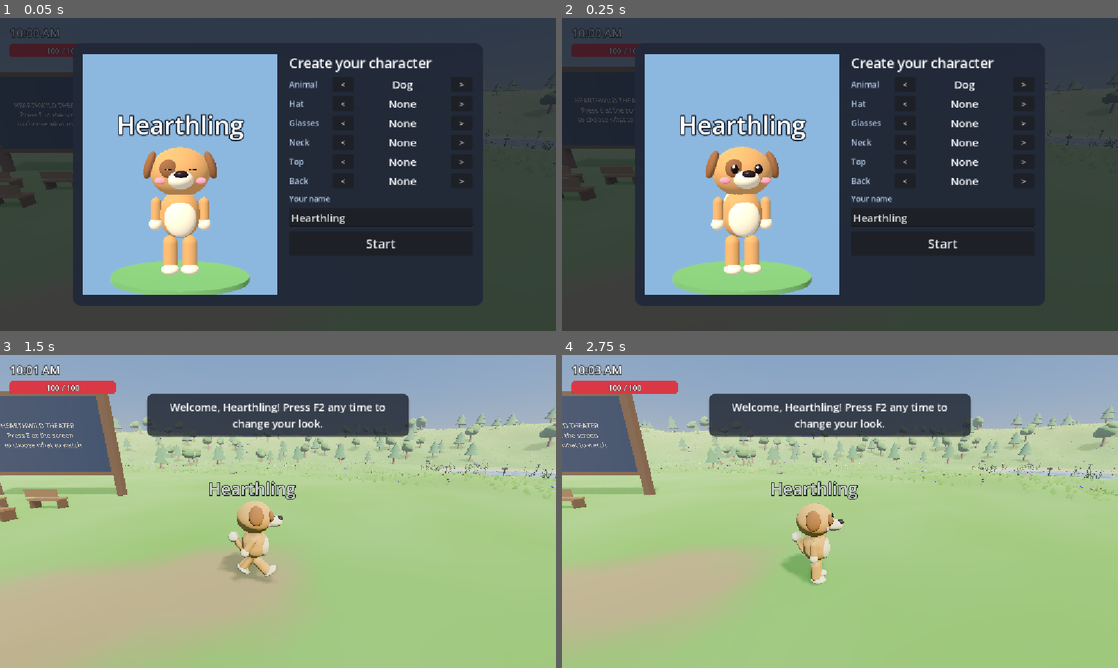
Above: before the commit, frames 1-4 (two rows, left to right).
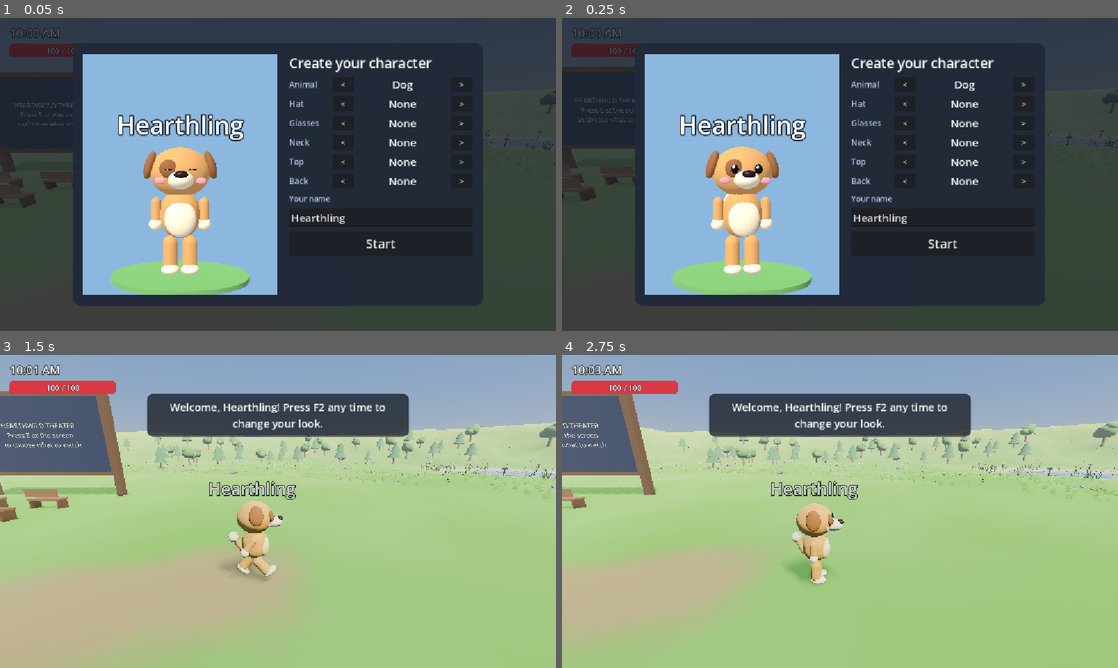
Above: after the commit, the same moments.

Repository: poncema4/Hearthwild
Game: Godot game, scene res://scenes/world/world.tscn
Two runs of this game, one before a commit and one after it. Both use one fixed random seed, a clock stepped at 60 frames per second and the inputs below.
Inputs (mouse positions are in pixels of both pictures, inside the frame that each line leads up to):
- Up to frame 1 (0.05 s): no input
- Up to frame 2 (0.25 s): no input
- Up to frame 3 (1.5 s): click "Start" at 0.5 s; tap F at 1.25 s; move the mouse to (400, 495) at 1.27 s; hold D (move_right) from 1.28 s (still down); tap E (interact) at 1.35 s; click (400, 495) at 1.42 s
- Up to frame 4 (2.75 s): tap Space (jump) at 1.52, 1.82 s; release D (move_right) at 2 s; tap F at 2 s; drag from (728, 527) to (812, 574) at 2.02 s

The runs differ from the first frame. In frame 1, less than 0.1% of the frame differs, in the area x 89-90%, y 23-25%; in frame 2, less than 0.1%; in frame 3, 0.7%; in frame 4, 0.8%, in the area x 0-100%, y 16-69%.

Commit message:
perf: make the game smooth (distance culling, chunked grass, cheaper shadows, render budget test)
- trees and rocks fade out beyond 95/70 m (about 1,100 meshes no longer drawn from across the map)
- the 48,000-tuft grass is 239 distance-culled chunks instead of one MultiMesh drawn whole
- sun shadows reach 65 m with 2 splits (was 110 m, 4 splits); moon 60 m, 2 splits
- test_render_budget.gd pins the budget (6 negative controls); Animator smoothness checklist; lesson 67

Co-authored-by: poncema4 <144962839+poncema4@users.noreply.github.com>

Diff:
--- a/scenes/world/world.tscn
+++ b/scenes/world/world.tscn
@@ -61,8 +61,9 @@
 shadow_enabled = true
 shadow_blur = 1.6
 shadow_opacity = 0.68
+directional_shadow_mode = 1
 directional_shadow_blend_splits = true
-directional_shadow_max_distance = 110.0
+directional_shadow_max_distance = 65.0
 
 [node name="DayNight" type="Node3D" parent="."]
 script = ExtResource("5_daynight")
--- a/scripts/world/day_night.gd
+++ b/scripts/world/day_night.gd
@@ -73,7 +73,8 @@
 	_moon.shadow_enabled = true
 	_moon.shadow_blur = 2.0
 	_moon.shadow_opacity = 0.5
-	_moon.directional_shadow_max_distance = 80.0
+	_moon.directional_shadow_max_distance = 60.0
+	_moon.directional_shadow_mode = DirectionalLight3D.SHADOW_PARALLEL_2_SPLITS
 	add_child(_moon)
 	hour = start_hour
 	_apply()
--- a/scripts/world/nature_scatter.gd
+++ b/scripts/world/nature_scatter.gd
@@ -37,6 +37,11 @@
 var _rng := RandomNumberGenerator.new()
 var _generated: Node3D
 
+const GRASS_CHUNK := 16.0  ## metres per grass chunk
+const GRASS_CULL_DISTANCE := 70.0  ## chunks farther than this are not drawn
+const TREE_CULL_DISTANCE := 95.0
+const ROCK_CULL_DISTANCE := 70.0
+
 
 func _ready() -> void:
 	_terrain = get_node_or_null(terrain_path) as Terrain
@@ -83,6 +88,16 @@
 	_generated.add_child(_make_flowers())
 
 
+## Smoothness: the GPU only draws what is near. Every mesh of a tree or rock fades out at `distance` metres (and costs nothing beyond it),
+## which more than halves the draw calls and the shadow pass on a big map. The colliders are unaffected.
+func _cull_far(thing: Node, distance: float) -> void:
+	for node in thing.find_children("*", "MeshInstance3D", true, false):
+		var mesh := node as MeshInstance3D
+		mesh.visibility_range_end = distance
+		mesh.visibility_range_end_margin = 10.0
+		mesh.visibility_range_fade_mode = GeometryInstance3D.VISIBILITY_RANGE_FADE_SELF
+
+
 func _place_trees() -> void:
 	var parent := Node3D.new()
 	parent.name = "Trees"
@@ -104,6 +119,7 @@
 		tree.position = spot
 		tree.rotation.y = _rng.randf() * TAU
 		tree.scale = Vector3.ONE * _rng.randf_range(0.8, 1.35)
+		_cull_far(tree, TREE_CULL_DISTANCE)
 		parent.add_child(tree)
 		placed += 1
 
@@ -129,16 +145,15 @@
 		rock.scale = Vector3.ONE * _rng.randf_range(0.6, 1.6)
 		var mesh := rock.get_node("RockMesh") as Node3D
 		mesh.scale = Vector3(_rng.randf_range(0.9, 1.4), _rng.randf_range(0.6, 1.0), 1.0)
+		_cull_far(rock, ROCK_CULL_DISTANCE)
 		parent.add_child(rock)
 		placed += 1
 
 
-func _make_grass() -> MultiMeshInstance3D:
-	var mm := MultiMesh.new()
-	mm.transform_format = MultiMesh.TRANSFORM_3D
-	mm.use_colors = true
-	mm.mesh = _grass_tuft_mesh()
-	mm.instance_count = grass_count
+## The grass is split into square chunks, one MultiMesh each, and a chunk fades out beyond GRASS_CULL_DISTANCE. One big MultiMesh is drawn
+## whole or not at all, so the GPU used to shade all 48,000 tufts (about 480,000 triangles) every frame even when only a few hundred were near.
+func _make_grass() -> Node3D:
+	var chunks := {}  # Vector2i -> Array of [Transform3D, Color]
 	var i := 0
 	var attempts := 0
 	while i < grass_count and attempts < grass_count * 4:
@@ -149,23 +164,42 @@
 		if not _is_open_ground(spot, 0.0, 1.6):
 			continue
 		var basis := Basis(Vector3.UP, _rng.randf() * TAU).scaled(Vector3.ONE * _rng.randf_range(0.7, 1.3))
-		mm.set_instance_transform(i, Transform3D(basis, spot))
 		# A little deeper and more saturated than the ground, so tufts read
 		# as blades against it instead of ghostly pale patches.
-		mm.set_instance_color(i, Color(0.27, 0.55, 0.18).lerp(Color(0.46, 0.70, 0.24), _rng.randf()))
+		var color := Color(0.27, 0.55, 0.18).lerp(Color(0.46, 0.70, 0.24), _rng.randf())
+		var cell := Vector2i(floori(spot.x / GRASS_CHUNK), floori(spot.z / GRASS_CHUNK))
+		if not chunks.has(cell):
+			chunks[cell] = []
+		chunks[cell].append([Transform3D(basis, spot), color])
 		i += 1
-	mm.visible_instance_count = i
 
 	var material := StandardMaterial3D.new()
 	material.vertex_color_use_as_albedo = true
 	material.vertex_color_is_srgb = true
 	material.roughness = 1.0
-	var node := MultiMeshInstance3D.new()
-	node.name = "Grass"
-	node.multimesh = mm
-	node.material_override = material
-	node.cast_shadow = GeometryInstance3D.SHADOW_CASTING_SETTING_OFF
-	return node
+	var tuft := _grass_tuft_mesh()
+	var root := Node3D.new()
+	root.name = "Grass"
+	for cell in chunks:
+		var items: Array = chunks[cell]
+		var mm := MultiMesh.new()
+		mm.transform_format = MultiMesh.TRANSFORM_3D
+		mm.use_colors = true
+		mm.mesh = tuft
+		mm.instance_count = items.size()
+		for k in items.size():
+			mm.set_instance_transform(k, items[k][0])
+			mm.set_instance_color(k, items[k][1])
+		var node := MultiMeshInstance3D.new()
+		node.name = "Chunk_%d_%d" % [cell.x, cell.y]
+		node.multimesh = mm
+		node.material_override = material
+		node.cast_shadow = GeometryInstance3D.SHADOW_CASTING_SETTING_OFF
+		node.visibility_range_end = GRASS_CULL_DISTANCE
+		node.visibility_range_end_margin = 8.0
+		node.visibility_range_fade_mode = GeometryInstance3D.VISIBILITY_RANGE_FADE_SELF
+		root.add_child(node)
+	return root
 
 
 func _make_flowers() -> MultiMeshInstance3D:
--- /dev/null
+++ b/tests/functional/test_render_budget.gd
@@ -0,0 +1,77 @@
+extends SceneTree
+## Functional test: the RENDER BUDGET. Smoothness has two halves: even motion (test_smoothness.gd) and a picture the GPU can finish in time. A headless
+## run cannot time the GPU, but the things that decide the cost are all visible in the scene: how many things are drawn at once and how far away,
+## how much the shadow pass redraws, how many lights cast shadows, how many particles burn. This pins those, so a new feature cannot quietly make the
+## game jittery (the 2026-10-05 measurement: 1,360 draw calls and 1.45 M triangles per frame, half of it the shadow pass and a 48,000-tuft grass
+## MultiMesh that was drawn whole from every spot on the map).
+##
+## Run: godot --headless --path . --fixed-fps 60 --script res://tests/functional/test_render_budget.gd
+## Exit code = number of failures (0 = all pass).
+
+var kit: PlaytestKit
+
+
+func _initialize() -> void:
+	_run.call_deferred()
+
+
+## Meshes under `root` that can be drawn from any distance (no visibility range): the ones that cost every frame.
+func _unculled(root: Node) -> Array[String]:
+	var bad: Array[String] = []
+	for node in root.find_children("*", "MeshInstance3D", true, false):
+		var mesh := node as MeshInstance3D
+		if mesh.visibility_range_end <= 0.0:
+			bad.append(String(mesh.get_path()))
+	return bad
+
+
+func _run() -> void:
+	kit = PlaytestKit.new(self)
+	await kit.load_world()
+	var scatter := kit.nature
+
+	# 1. Distance culling of the scattered things.
+	var trees := _unculled(scatter.get_node("Generated/Trees"))
+	var rocks := _unculled(scatter.get_node("Generated/Rocks"))
+	kit.check("every mesh of every tree (%d trees) fades out beyond a distance (no tree is drawn from the far side of the map)" % scatter.get_trees().size(), trees.is_empty() and scatter.get_trees().size() > 100, "%d unculled, e.g. %s" % [trees.size(), trees.slice(0, 2)])
+	kit.check("every mesh of every rock fades out beyond a distance", rocks.is_empty() and scatter.get_rocks().size() > 50, "%d unculled, e.g. %s" % [rocks.size(), rocks.slice(0, 2)])
+
+	# 2. The grass is chunked: no single MultiMesh holds a big share, every chunk is culled, and all tufts are still there.
+	var grass := scatter.get_node("Generated/Grass")
+	var chunks := grass.get_children()
+	var total := 0
+	var biggest := 0
+	var unculled_chunks := 0
+	for chunk in chunks:
+		var multi := (chunk as MultiMeshInstance3D).multimesh
+		total += multi.instance_count
+		biggest = maxi(biggest, multi.instance_count)
+		if (chunk as MultiMeshInstance3D).visibility_range_end <= 0.0:
+			unculled_chunks += 1
+	kit.check("the grass is split into 40+ chunks (one 48,000-tuft MultiMesh is drawn whole from everywhere)", chunks.size() >= 40, "%d chunks" % chunks.size())
+	kit.check("no grass chunk holds more than 5% of the tufts, and every chunk is culled by distance", biggest * 20 <= total and unculled_chunks == 0, "biggest %d of %d, %d unculled" % [biggest, total, unculled_chunks])
+	kit.check("nearly all the requested tufts exist (the chunking lost none: %d of %d)" % [total, scatter.grass_count], total > scatter.grass_count * 9 / 10)
+
+	# 3. The shadow pass.
+	var shadow_lights: Array[DirectionalLight3D] = []
+	for node in kit.world.find_children("*", "DirectionalLight3D", true, false):
+		var light := node as DirectionalLight3D
+		if light.shadow_enabled:
+			shadow_lights.append(light)
+	var worst_reach := 0.0
+	var worst_splits := 0
+	for light in shadow_lights:
+		worst_reach = maxf(worst_reach, light.directional_shadow_max_distance)
+		worst_splits = maxi(worst_splits, 1 if light.directional_shadow_mode == DirectionalLight3D.SHADOW_ORTHOGONAL else (2 if light.directional_shadow_mode == DirectionalLight3D.SHADOW_PARALLEL_2_SPLITS else 4))
+	kit.check("at most 2 directional lights cast shadows (sun and moon: a shadow pass redraws everything in reach once per light)", shadow_lights.size() <= 2, "%d" % shadow_lights.size())
+	kit.check("shadows reach at most 70 m with at most 2 splits (110 m with 4 splits cost about 900 extra draw calls)", worst_reach <= 70.0 and worst_splits <= 2, "reach %.0f, splits %d" % [worst_reach, worst_splits])
+
+	# 4. Lights and particles.
+	var omni_with_shadow := 0
+	for node in kit.world.find_children("*", "OmniLight3D", true, false):
+		if (node as OmniLight3D).shadow_enabled:
+			omni_with_shadow += 1
+	kit.check("no point light casts shadows (each one is six extra passes)", omni_with_shadow == 0, "%d" % omni_with_shadow)
+	kit.check("physics interpolation is on (the picture moves smoothly between physics ticks on any monitor)", ProjectSettings.get_setting("physics/common/physics_interpolation", false) == true)
+
+	kit.finish()
Not shown, added: tests/functional/test_render_budget.gd.uid
Not shown, changed: .claude/agents/animator.md
Not shown, changed: .claude/agents/warden.md
Not shown, changed: AGENTS.md
Not shown, changed: README.md
Not shown, changed: tests/README.md
Not shown, changed: tests/run_tests.sh
